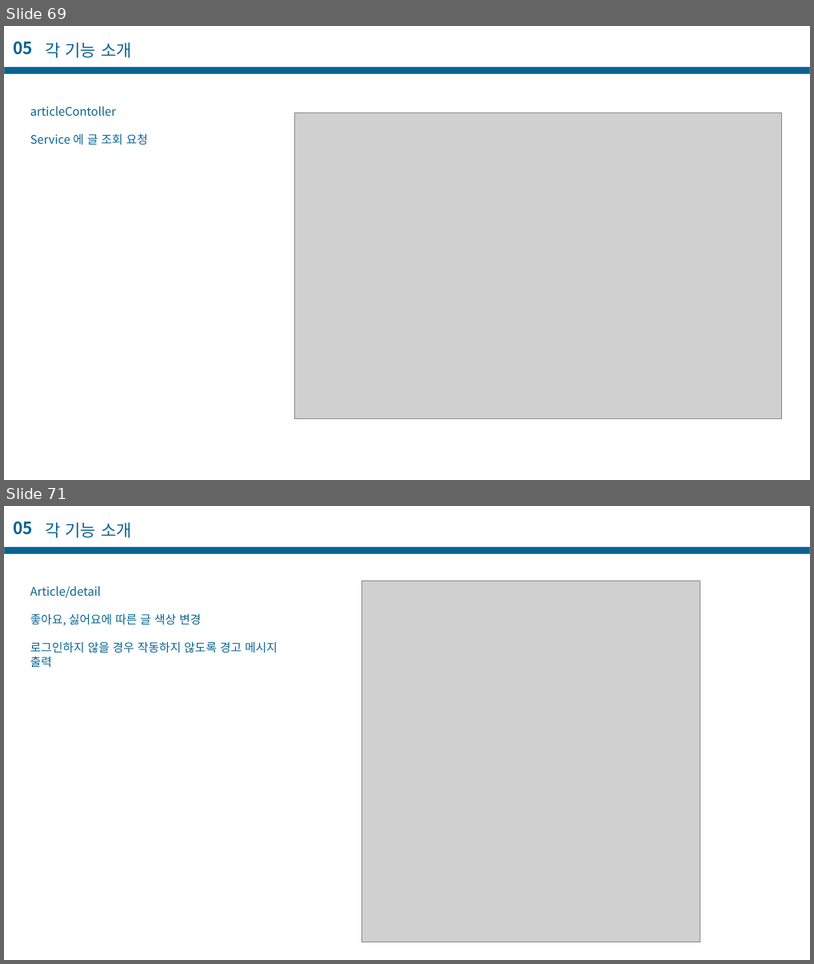
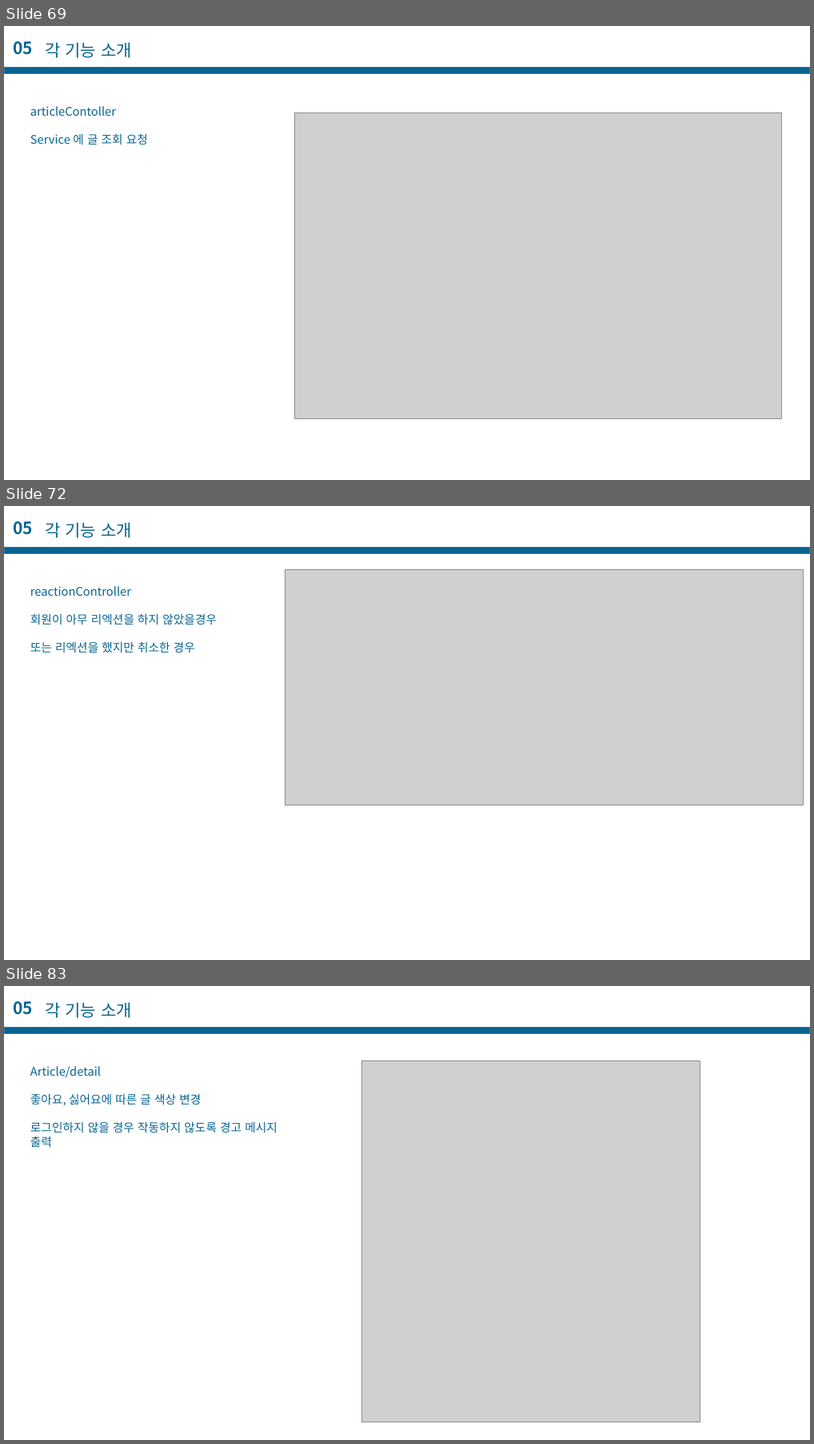
Before and after one commit to casatoo/EducationManager, a slide deck: 프로젝트 기술서.pptx. Shown one above the other, each under a label of ours: slides 69 and 71 before the commit, slides 69, 72 and 83 after it; the slides between them are not shown. The pictures are 814x964 and 814x1444 pixels, drawn with LibreOffice and Linux fonts; fonts in the diff are those of the drawing; grey boxes stand for pictures. Boxes give left, top, right and bottom in pixels: in the first picture for what was removed or moved away, otherwise in the second. Text is boxed around its words. In the diff, an @@ line names an element or a change of style, - is before the commit and + after.

```diff
--- a/프로젝트 기술서.pptx
+++ b/프로젝트 기술서.pptx
@@ slide 72 added at box(4, 506, 810, 960), background #FFFFFF @@
@@ text added at box(13, 521, 33, 535), 20 pt, text #086492, bold @@
+05
@@ text added at box(45, 522, 132, 538), 20 pt, text #086492 @@
+각 기능 소개
@@ rectangle added at box(4, 547, 810, 554), fill #086492, outline #43739E 1 pt @@
@@ picture added at box(286, 569, 804, 805) @@
@@ text added at box(30, 586, 217, 652), 14 pt, text #086492 @@
+reactionController
+회원이 아무 리엑션을 하지 않았을경우
+또는 리엑션을 했지만 취소한 경우
@@ what was slide 71 is now slide 83 @@
```
Also in this commit, not shown: 5 slides changed, 8 other slides added, 5 other files.
